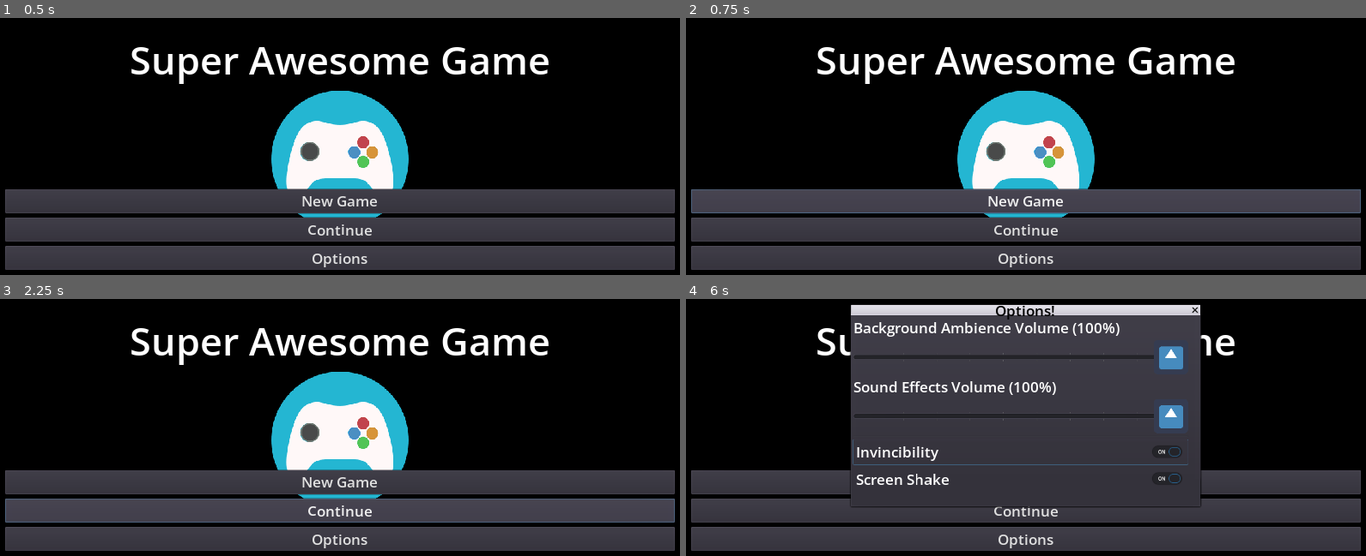
Above: before the commit, frames 1-4 (two rows, left to right).
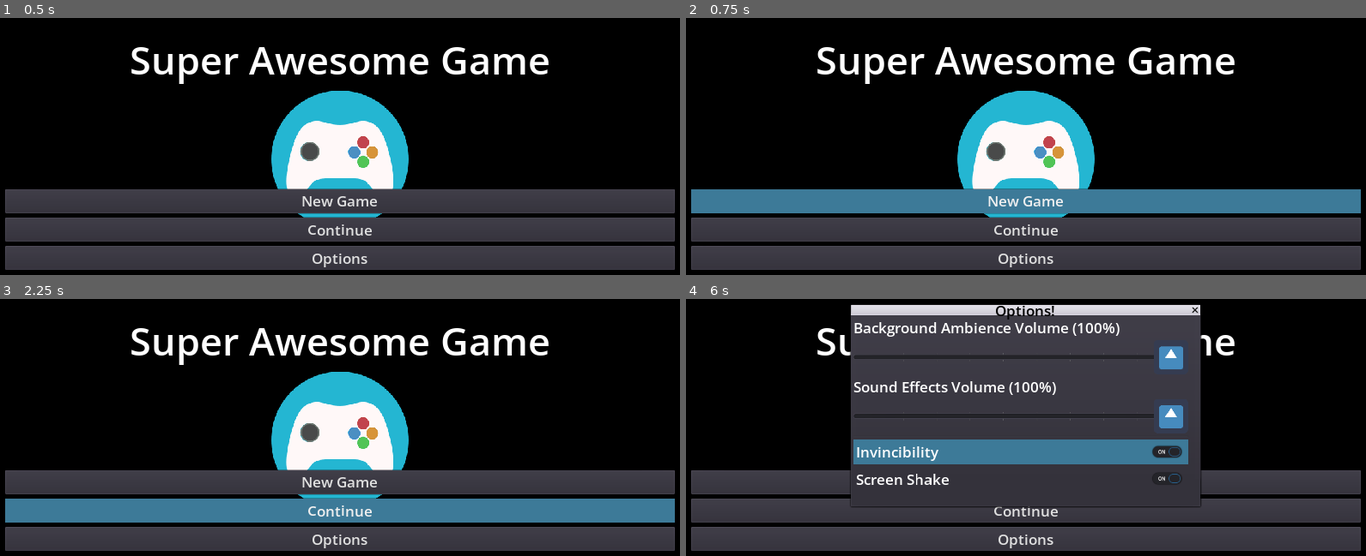
Above: after the commit, the same moments.

Repository: nightblade9/turbo
Game: Godot game, scene res://contexts/pregame/scenes/GameLoaderScene.tscn
The game is run twice, just before and just after one commit, with the same random seed, the same clock (stepped at 60 frames per second) and the same inputs. The engine's default icon, where the game draws it, is replaced by a stand-in: a white triangle on a blue panel in a dark square.
Inputs:
- Up to frame 1 (0.5 s): no input
- Up to frame 2 (0.75 s): click "New Game" at 0.5 s
- Up to frame 3 (2.25 s): click "New Game" at 1.25 s; click "Continue" at 2 s
- Up to frame 4 (6 s): click "Continue" at 2.75 s; click "New Game" at 3.5 s; click "Continue" at 4.25 s; click "Options" at 5 s; click "Invincibility" at 5.75 s

Frame 1 is identical in both runs. In frame 2, 8.8% of the frame differs, in the area x 0-100%, y 66-76%; in frame 3, 9.1%, in the area x 0-100%, y 77-87%; in frame 4, 4.7%.

Commit message:
Make selected buttons eye-searingly obvious, via global theme

Diff:
--- a/source/project.godot
+++ b/source/project.godot
@@ -33,6 +33,7 @@
 
 [gui]
 
+theme/custom="res://theme/GlobalTheme.tres"
 theme/custom_font="res://theme/DefaultFont.tres"
 
 [input]
--- /dev/null
+++ b/source/theme/GlobalTheme.tres
@@ -0,0 +1,7 @@
+[gd_resource type="Theme" load_steps=2 format=2]
+
+[sub_resource type="StyleBoxFlat" id=1]
+bg_color = Color( 0.24, 0.48, 0.6, 1 )
+
+[resource]
+Button/styles/focus = SubResource( 1 )
